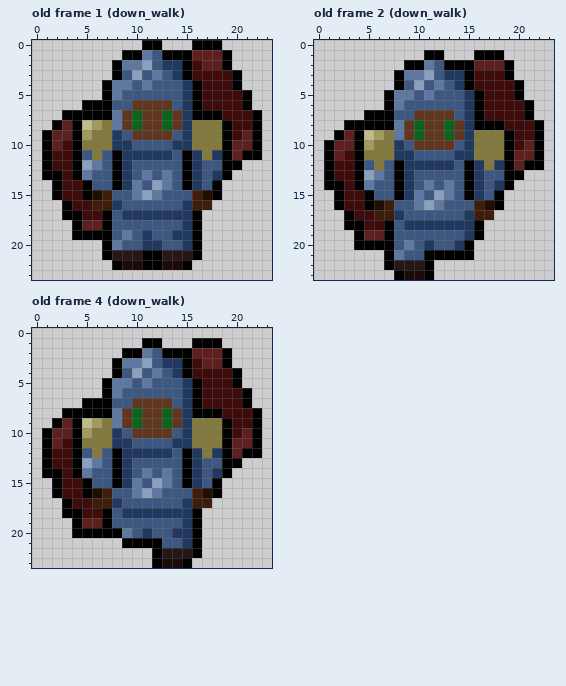
One commit to this pixel-art file: art/shield_guy/shield_guy.ase. The first picture shows the starting point.
24x24 pixels, 4 frames. Shown: old frame 1 (down_walk), old frame 2 (down_walk), old frame 4 (down_walk). The commit also changed other frames, which this record leaves out.
New version:
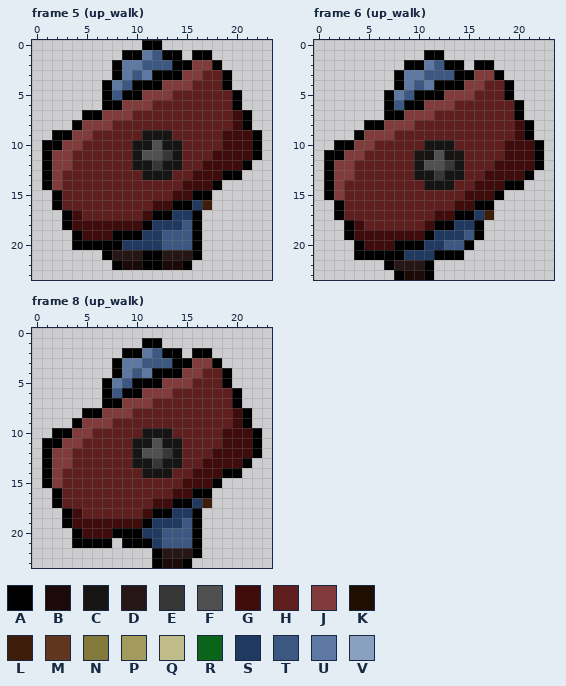
Palette (. is transparent): A #000000  B #1c0a09  C #161514  D #261615  E #383737  F #505050  G #3f0b0b  H #601f1f  J #823b3b  K #210e03  L #3f1d0b  M #60361f  N #82793b  P #a39b5d  Q #c1bb89  R #0a641a  S #1f3960  T #3b5782  U #5d79a3  V #89a0c1
A new or re-ordered frame is compared with the old frame closest to it.
Author's note on the commit: add upward walk animation for shield class
Edits made:
frames 4 -> 8
--- frame 5 (up_walk) is new; against old frame 1 (down_walk)
@@ x 0..23 @@
- 0 ...........AA...AAA.....
- 1 .........AAUTAAAHHHA....
- 2 ........AUUVTSSAGHHA....
- 3 ........ATVTUTSAGGGGA...
- 4 .......AUUTUTTTSAGGGA...
- 5 .......AUTTTTTTSAGGGGA..
- 6 .....AAATTMMMMTSAGGGGA..
- 7 ...AAAAAUMRMMRMSAAAGGGA.
- 8 ..AHAQPNUMRMMRMSNNNAGGA.
- 9 .AHHAPNNSTMMMMTSNNNAGHA.
-10 .AHGANNNSSTTTTSSNNNAHHA.
-11 .AGGATNTASSSSSTASNSAHAA.
-12 .AGGAVUTASTTTTTASTTAA...
-13 .AAGAUTTASTUTUTASTSA....
-14 ..AGGATTASUTVUTASTA.....
-15 ..AGGAKLTTUVUTTTLKA.....
-16 ...AGGLLSTTTTTTSLL......
-17 ...AAGGATSSSSSSSA.......
-18 ....AHHATTTTTTTSA.......
-19 ....AAAATUTSTTSSA.......
-20 .......AUTTSSTTSA.......
+ 0 ...........AA...........
+ 1 .........AAUTAA.AA......
+ 2 ........AUUTTTAAJJA.....
+ 3 ........AUTUAAAJJHHA....
+ 4 .......AUTAAAJJJHHHA....
+ 5 .......ATAAJJJHHHHHHA...
+ 6 .......AAJJJHHHHHHHHA...
+ 7 .....AAJJJHHHHHHHHHHGA..
+ 8 ....AJJJHHHHHHHHHHHHGA..
+ 9 ..AAJJHHHHHCCCHHHHHGGGA.
+10 .AAJJHHHHHCCFCCHHHHGGGA.
+11 .AJJHHHHHHCFFECHHHGGGGA.
+12 .AJJHHHHHHCCECCHHGGGGA..
+13 .AJHHHHHHHHCCCHHGGGAA...
+14 .AJHHHHHHHHHHHHGGGA.....
+15 ..AHHHHHHHHHHHGGAA......
+16 ..AHHHHHHHHHGGAASL......
+17 ...AGHHHHHHGAASSA.......
+18 ...AGGGGGGGASSSTA.......
+19 ....AGGGAAASSTTTA.......
+20 ....AAAAASSSSTTTA.......
 21 .......ADDDAADDDA.......
--- frame 6 (up_walk) is new; against old frame 2 (down_walk)
@@ x 0..23 @@
  0 ........................
- 1 ...........AA...AAA.....
- 2 .........AAUTAAAHHHA....
- 3 ........AUUVTSSAGGGA....
- 4 ........ATVTUTSAGGGGA...
- 5 .......AUUTUTTTSAGGGA...
- 6 .......AUTTTTTTSAGGGGA..
- 7 .....AAATTMMMMTSAGGGGA..
- 8 ...AAAAAUMRMMRMSAAAGGGA.
- 9 ..AHAQPNUMRMMRMSNNNAGGA.
-10 .AHHAPNNSTMMMMTSNNNAGHA.
-11 .AHGANNNSSTTTTSSNNNAHHA.
-12 .AGGATNTASSSSSTASNSAHAA.
-13 .AGGAVUTASTTTTTASTTAA...
-14 .AAGAUTTASTUTUTASTSA....
-15 ..AGGATTASUTVUTASTA.....
-16 ..AGGAKLTTUVUTTTLKA.....
-17 ...AGGLLSTTTTTTSLL......
-18 ...AAGGATSSSSSSSA.......
-19 ....AHHATTTTTTTSA.......
-20 ....AAAATUTSTTSA........
-21 .......AUTTAAAAA........
+ 1 ...........AA...........
+ 2 .........AAUTAA.AA......
+ 3 ........AUUTTTAAJJA.....
+ 4 ........AUTUAAAJJHHA....
+ 5 .......AUTAAAJJJHHHA....
+ 6 .......ATAAJJJHHHHHHA...
+ 7 .......AAJJJHHHHHHHHA...
+ 8 .....AAJJJHHHHHHHHHHGA..
+ 9 ....AJJJHHHHHHHHHHHHGA..
+10 ..AAJJHHHHHCCCHHHHHGGGA.
+11 .AAJJHHHHHCCFCCHHHHGGGA.
+12 .AJJHHHHHHCFFECHHHGGGGA.
+13 .AJJHHHHHHCCECCHHGGGGA..
+14 .AJHHHHHHHHCCCHHGGGAA...
+15 .AJHHHHHHHHHHHHGGGA.....
+16 ..AHHHHHHHHHHHGGAA......
+17 ..AHHHHHHHHHGGAASL......
+18 ...AGHHHHHHGAASSA.......
+19 ...AGGGGGGGASSSTA.......
+20 ....AGGGAAASSTTA........
+21 ....AAAAASSSAAA.........
 22 .......ADDDA............
--- frame 8 (up_walk) is new; against old frame 4 (down_walk)
@@ x 0..23 @@
  0 ........................
- 1 ...........AA...AAA.....
- 2 .........AAUTAAAHHHA....
- 3 ........AUUVTSSAGHHA....
- 4 ........ATVTUTSAGGGGA...
- 5 .......AUUTUTTTSAGGGA...
- 6 .......AUTTTTTTSAGGGGA..
- 7 .....AAATTMMMMTSAGGGGA..
- 8 ...AAAAAUMRMMRMSAAAGGGA.
- 9 ..AHAQPNUMRMMRMSNNNAGGA.
-10 .AHHAPNNSTMMMMTSNNNAGHA.
-11 .AHGANNNSSTTTTSSNNNAHHA.
-12 .AGGATNTASSSSSTASNSAHAA.
-13 .AGGAVUTASTTTTTASTTAA...
-14 .AAGAUTTASTUTUTASTSA....
-15 ..AGGATTASUTVUTASTA.....
-16 ..AGGAKLTTUVUTTTLKA.....
-17 ...AGGLLSTTTTTTSLL......
-18 ...AAGGATSSSSSSSA.......
-19 ....AHHATTTTTTTSA.......
-20 ....AAAAAUTSTTSSA.......
-21 .........AAAATTSA.......
+ 1 ...........AA...........
+ 2 .........AAUTAA.AA......
+ 3 ........AUUTTTAAJJA.....
+ 4 ........AUTUAAAJJHHA....
+ 5 .......AUTAAAJJJHHHA....
+ 6 .......ATAAJJJHHHHHHA...
+ 7 .......AAJJJHHHHHHHHA...
+ 8 .....AAJJJHHHHHHHHHHGA..
+ 9 ....AJJJHHHHHHHHHHHHGA..
+10 ..AAJJHHHHHCCCHHHHHGGGA.
+11 .AAJJHHHHHCCFCCHHHHGGGA.
+12 .AJJHHHHHHCFFECHHHGGGGA.
+13 .AJJHHHHHHCCECCHHGGGGA..
+14 .AJHHHHHHHHCCCHHGGGAA...
+15 .AJHHHHHHHHHHHHGGGA.....
+16 ..AHHHHHHHHHHHGGAA......
+17 ..AHHHHHHHHHGGAASL......
+18 ...AGHHHHHHGAASSA.......
+19 ...AGGGGGGGASSSTA.......
+20 ....AGGGAAASSTTTA.......
+21 ....AAAA.AAASTTTA.......
 22 ............ADDDA.......
Where, in picture pixels (left, top, right, bottom), the same in both pictures:
changed: (42, 40, 262, 250)
changed: (324, 50, 544, 260)
changed: (42, 338, 262, 548)
